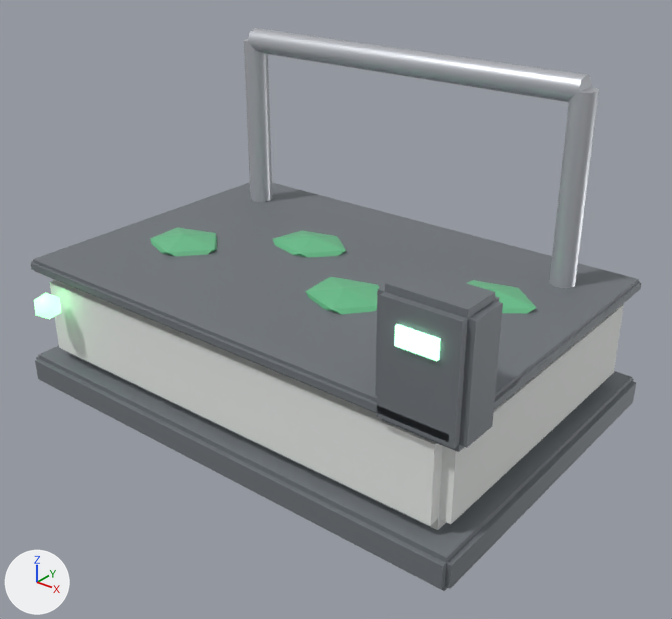
Renders of the FBX model Assets/_Project/Models/Machines/algae_farm.fbx from each side of a commit.
Rendered twice from a 50 mm lens placed at (3.29, -4.03, 3.12), pointed at (0.16, -0.13, 0.7). Lighting does not change. The marker at lower left points along +X, +Y and +Z. The older version comes first. Where no turn or scale is listed for an object, it has been applied to the vertices. Vertices at exactly the same position are counted once.

Objects in the first picture: 'algae_farm' and 1 more.
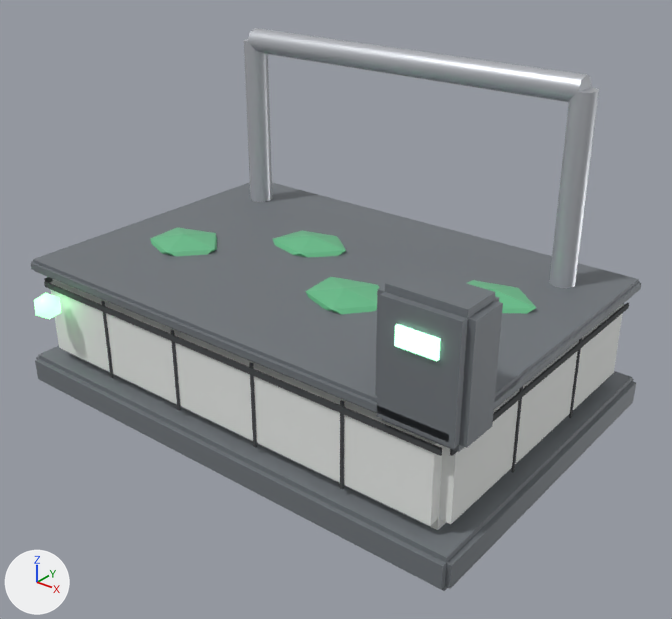
The change, as JSON lines over the scene's bpy script:
```json
{"op": "add", "block": "mat_detail_seam", "code": ["mat_detail_seam = principled_material('detail_seam')", "mat_detail_seam.base_color = (0.07, 0.075, 0.08)  # dark grey #4b4d50", "mat_detail_seam.metallic = 0.2", "mat_detail_seam.roughness = 0.8"]}
{"op": "add", "block": "mat_detail_bolt", "code": ["mat_detail_bolt = principled_material('detail_bolt')", "mat_detail_bolt.base_color = (0.42, 0.43, 0.45)  # grey #adafb3", "mat_detail_bolt.metallic = 0.8", "mat_detail_bolt.roughness = 0.4"]}
{"block": "me_algae_farm", "where": "# used by ob_algae_farm; location = (0.0, 0.0, 0.0)"}
{"op": "remove", "block": "me_algae_farm", "code": "me_algae_farm.from_pydata(...)  # 236 vertices, 242 faces; spans x -1.6..1.6, y -1.1..1.1, z 0.0..2.08"}
{"op": "add", "block": "me_algae_farm", "code": "me_algae_farm.from_pydata(...)  # 716 vertices, 602 faces; spans x -1.6..1.6, y -1.1..1.1, z 0.0..2.08"}
{"block": "me_algae_farm", "change": "me_algae_farm part 1: a new loose piece, a box spanning x -0.909..-0.891, y -1.009..-0.999, z 0.242..0.758, in mat_detail_seam (dark grey #4b4d50)"}
{"block": "me_algae_farm", "change": "me_algae_farm part 2: a new loose piece, a box spanning x -0.309..-0.291, y -1.009..-0.999, z 0.242..0.758, in mat_detail_seam (dark grey #4b4d50)"}
{"block": "me_algae_farm", "change": "me_algae_farm part 3: a new loose piece, a box spanning x 0.291..0.309, y -1.009..-0.999, z 0.242..0.758, in mat_detail_seam (dark grey #4b4d50)"}
{"block": "me_algae_farm", "change": "me_algae_farm part 4: a new loose piece, a box spanning x 0.891..0.909, y -1.009..-0.999, z 0.242..0.758, in mat_detail_seam (dark grey #4b4d50)"}
{"block": "me_algae_farm", "change": "me_algae_farm part 5: a new loose piece, a box spanning x -1.47..1.47, y -1.012..-1.0, z 0.693..0.728, in mat_detail_seam (dark grey #4b4d50)"}
{"block": "me_algae_farm", "change": "me_algae_farm part 6: a new loose piece, a box spanning x 1.499..1.509, y -0.3423..-0.3243, z 0.242..0.758, in mat_detail_seam (dark grey #4b4d50)"}
{"block": "me_algae_farm", "change": "me_algae_farm part 7: a new loose piece, a box spanning x 1.499..1.509, y 0.3243..0.3423, z 0.242..0.758, in mat_detail_seam (dark grey #4b4d50)"}
{"block": "me_algae_farm", "change": "me_algae_farm part 8: a new loose piece, a box spanning x 1.5..1.512, y -0.98..0.98, z 0.692..0.728, in mat_detail_seam (dark grey #4b4d50)"}
{"block": "me_algae_farm", "change": "other edits to the shape of me_algae_farm do not show in these pictures"}
{"op": "add", "block": "me_algae_farm", "code": "me_algae_farm.materials.append(mat_detail_seam)  # dark grey #4b4d50"}
{"op": "add", "block": "me_algae_farm", "code": "me_algae_farm.materials.append(mat_detail_bolt)  # grey #adafb3"}
```

Changed parts and their boxes (x1, y1, x2, y2) in the pictures (672 x 619 px):
```json
{"part": 1, "of": "me_algae_farm", "change": "added", "after": [101, 301, 114, 378]}
{"part": 2, "of": "me_algae_farm", "change": "added", "after": [171, 330, 181, 411]}
{"part": 3, "of": "me_algae_farm", "change": "added", "after": [249, 362, 257, 447]}
{"part": 4, "of": "me_algae_farm", "change": "added", "after": [340, 400, 344, 490]}
{"part": 5, "of": "me_algae_farm", "change": "added", "after": [44, 281, 442, 456]}
{"part": 6, "of": "me_algae_farm", "change": "added", "after": [511, 386, 523, 472]}
{"part": 7, "of": "me_algae_farm", "change": "added", "after": [569, 338, 582, 418]}
{"part": 8, "of": "me_algae_farm", "change": "added", "after": [450, 302, 629, 456]}
```
